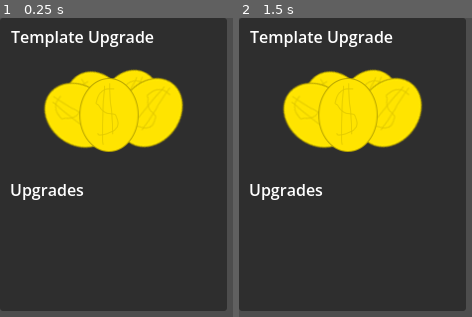
Above: before the commit, frames 1-2 (left to right).
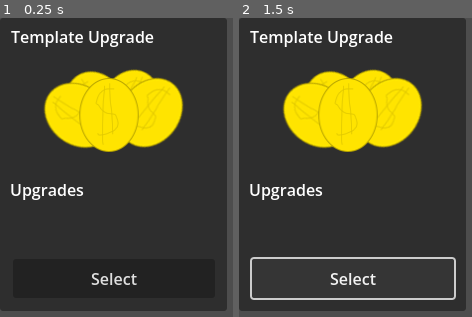
Above: after the commit, the same moments.

Repository: Cylinder7/bounce-back
Game: Godot game, scene res://upgrade_panel.tscn
Two runs of this game, one before a commit and one after it. Both use one fixed random seed, a clock stepped at 60 frames per second and the inputs below. This scene is started directly instead of the project's main scene.
Inputs (mouse positions are in pixels of both pictures, inside the frame that each line leads up to):
- Up to frame 1 (0.25 s): no input
- Up to frame 2 (1.5 s): click (353, 278) at 0.5 s, where only the run after the commit has a clickable "Select"; tap Enter (ui_accept) at 1.25 s; hold Right (ui_right) from 1.28 s (still down)

The runs differ from the first frame. In frame 1, 0.4% of the frame differs, in the area x 39-59%, y 85-90%; in frame 2, 1.8%, in the area x 4-94%, y 79-95%.

Commit message:
level complete sound

Diff:
--- /dev/null
+++ b/button.gd
@@ -0,0 +1,5 @@
+extends Button
+
+
+func _on_pressed() -> void:
+	pass # Replace with function body.
--- a/upgrade_panel.tscn
+++ b/upgrade_panel.tscn
@@ -1,6 +1,7 @@
 [gd_scene format=3 uid="uid://dvvsoovo18g7r"]
 
 [ext_resource type="Texture2D" uid="uid://c2cvhxd5ky11o" path="res://assets/upgrades/MoreMoney.png" id="1_sn7ge"]
+[ext_resource type="Script" uid="uid://ca5q5wopcy4ik" path="res://button.gd" id="2_q6t7t"]
 
 [node name="upgradePanel" type="Panel" unique_id=529354780]
 offset_right = 227.0
@@ -11,7 +12,7 @@
 offset_left = 10.0
 offset_top = 160.0
 offset_right = 207.0
-offset_bottom = 276.0
+offset_bottom = 235.0
 text = "Upgrades"
 
 [node name="Title" type="Label" parent="." unique_id=1950237410]
@@ -31,3 +32,15 @@
 offset_bottom = 154.0
 texture = ExtResource("1_sn7ge")
 expand_mode = 1
+
+[node name="Button" type="Button" parent="." unique_id=1830791152]
+layout_mode = 0
+offset_left = 13.0
+offset_top = 241.0
+offset_right = 215.0
+offset_bottom = 280.0
+text = "Select
+"
+script = ExtResource("2_q6t7t")
+
+[connection signal="pressed" from="Button" to="Button" method="_on_pressed"]
Not shown, added: assets/sfx/LevelComplete.mp3.import
Not shown, added: button.gd.uid
Not shown, added: assets/sfx/LevelComplete.mp3
